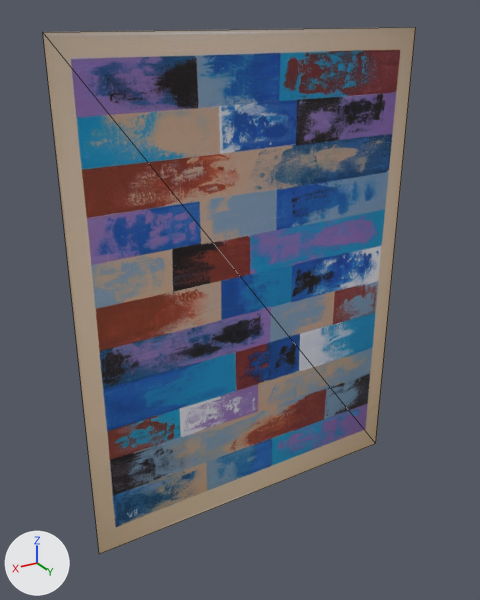
The glTF model ar/pigeonholing.glb: old version first, new version second.
Rendered twice from a 50 mm lens placed at (0.408, 0.644, 0.32), pointed at (0.024, 0.003, -0.001). Every picture has the same lights, and +X, +Y and +Z are marked at lower left. The picture after the commit comes second. Mesh edges are drawn as thin lines.

The older version as bpy lines, for what is in view:
```python
me_mesh_0 = bpy.data.meshes.new('Mesh_0')
me_mesh_0.from_pydata(...)  # 4 vertices, 2 faces; spans x -0.229..0.229, y 0.0, z -0.305..0.305
me_mesh_0.materials.append(mat_material_0)  # picture img_image_0
ob_mesh_0 = bpy.data.objects.new('Mesh_0', me_mesh_0)
ob_mesh_0.location = (0.0, 0.0, 0.0)
```
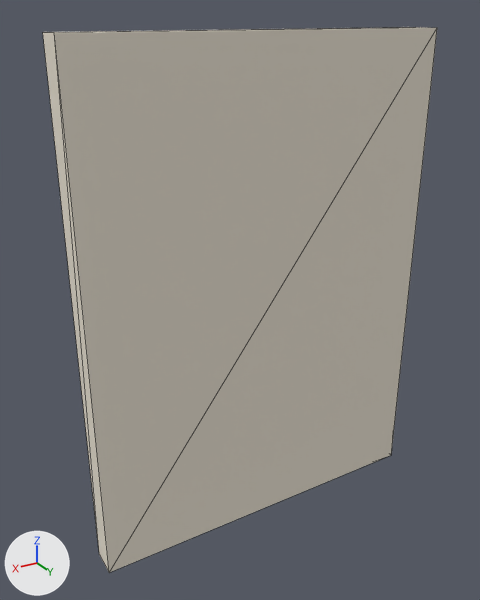
The newer file is also turned or shifted as a whole; pictures and numbers use the older file's frame.

What differs and where, as boxes (x1, y1, x2, y2) in the pictures (480 x 600 px):
```json
{"object": "Mesh_0", "change": "reshaped", "before": [43, 27, 416, 554], "after": [43, 27, 437, 573]}
{"part": 1, "of": "me_mesh_0", "change": "added", "after": [43, 27, 437, 573], "on screen": "pale yellow"}
```

Edits to the scene script, one JSON object a line:
```json
{"op": "add", "block": "mat_material_1", "code": ["mat_material_1 = principled_material('Material_1')", "mat_material_1.base_color = (0.82, 0.76, 0.65)  # pale yellow #eae2d3", "mat_material_1.roughness = 0.95"]}
{"block": "me_mesh_0", "where": "# used by ob_mesh_0; location = (0.0, 0.0, 0.0)"}
{"op": "remove", "block": "me_mesh_0", "code": "me_mesh_0.from_pydata(...)  # 4 vertices, 2 faces; spans x -0.229..0.229, y 0.0, z -0.305..0.305"}
{"op": "add", "block": "me_mesh_0", "code": "me_mesh_0.from_pydata(...)  # 8 vertices, 12 faces; spans x -0.229..0.229, y 0.0..0.035, z -0.305..0.305"}
{"block": "me_mesh_0", "change": "me_mesh_0 part 1"}
{"block": "me_mesh_0", "change": "4 vertices are added at (0.229, 0.035, -0.305), (-0.229, 0.035, -0.305), (-0.229, 0.035, 0.305), (0.229, 0.035, 0.305)"}
{"block": "me_mesh_0", "change": "10 new faces join them, mat_material_1 (pale yellow #eae2d3)"}
{"op": "add", "block": "me_mesh_0", "code": "me_mesh_0.materials.append(mat_material_1)  # pale yellow #eae2d3"}
```
